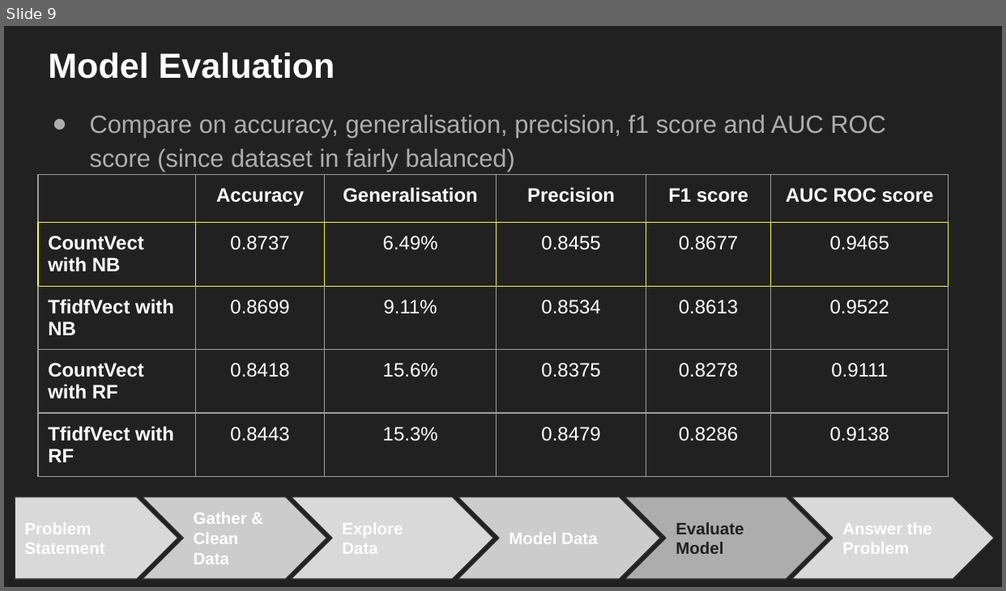
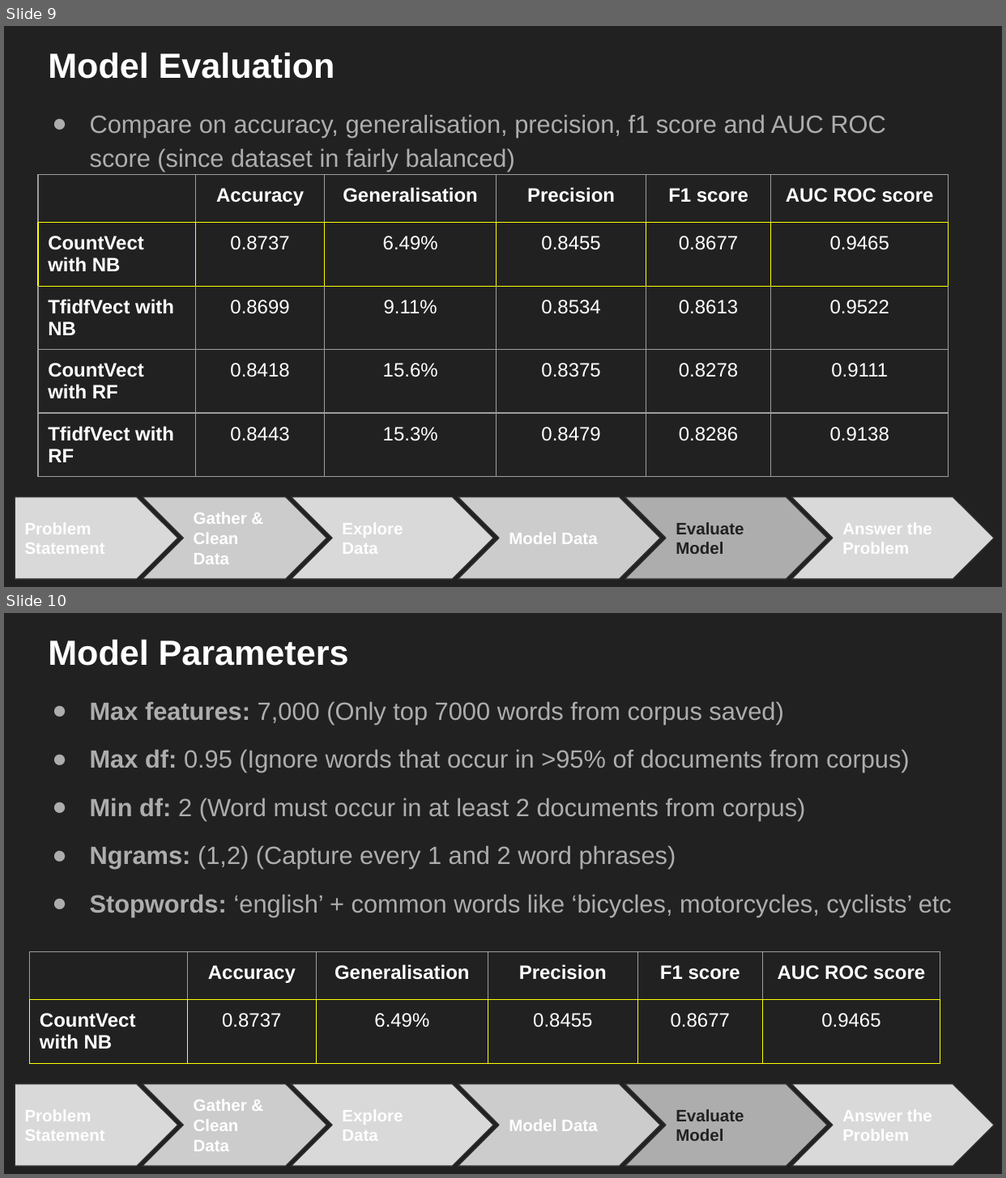
Before and after one commit to ethan-eplee/Subreddit-Classification, a slide deck: presentation/NLP SubReddit Classification.pptx. Shown one above the other, each under a label of ours: slide 9 before the commit, slides 9 and 10 after it. The pictures are 1006x591 and 1006x1178 pixels, drawn with LibreOffice and Linux fonts; fonts in the diff are those of the drawing. Boxes give left, top, right and bottom in pixels: in the first picture for what was removed or moved away, otherwise in the second. Text is boxed around its words. In the diff, an @@ line names an element or a change of style, - is before the commit and + after.

```diff
--- a/presentation/NLP SubReddit Classification.pptx
+++ b/presentation/NLP SubReddit Classification.pptx
@@ slide 10 added at <box>4,613,1002,1174</box>, background #212121 @@
@@ title added at <box>48,639,349,666</box>, 25.2 pt, text #FFFFFF, bold @@
+Model Parameters
@@ text added at <box>90,701,952,918</box>, 18 pt, text #ADADAD @@
+● Max features: 7,000 (Only top 7000 words from corpus saved)
+● Max df: 0.95 (Ignore words that occur in >95% of documents from corpus)
+● Min df: 2 (Word must occur in at least 2 documents from corpus)
+● Ngrams: (1,2) (Capture every 1 and 2 word phrases)
+● Stopwords: ‘english’ + common words like ‘bicycles, motorcycles, cyclists’ etc
@@ table added at <box>30,952,940,1174</box>, 2 rows, 6 columns @@
+ | Accuracy | Generalisation | Precision | F1 score | AUC ROC score
+CountVect with NB | 0.8737 | 6.49% | 0.8455 | 0.8677 | 0.9465
@@ pentagon arrow added at <box>15,1084,177,1166</box>, fill #D9D9D9, outline #303030 0.75 pt, 12 pt, text #FFFFFF, bold @@
+Problem Statement
@@ chevron added at <box>143,1084,327,1166</box>, fill #CCCCCC, outline #303030 0.75 pt, 12 pt, text #FFFFFF, bold @@
+Gather & Clean Data
@@ chevron added at <box>292,1084,494,1166</box>, fill #D9D9D9, outline #303030 0.75 pt, 12 pt, text #FFFFFF, bold @@
+Explore Data
@@ chevron added at <box>458,1084,661,1166</box>, fill #CCCCCC, outline #303030 0.75 pt, 12 pt, text #FFFFFF, bold @@
+Model Data
@@ chevron added at <box>624,1084,827,1166</box>, fill #ADADAD, outline #303030 0.75 pt, 12 pt, text #212121, bold @@
+Evaluate Model
@@ chevron added at <box>791,1084,994,1166</box>, fill #D9D9D9, outline #303030 0.75 pt, 12 pt, text #FFFFFF, bold @@
+Answer the Problem
```
Also in this commit, not shown: 8 slides changed, 2 other slides added, 2 other files.
